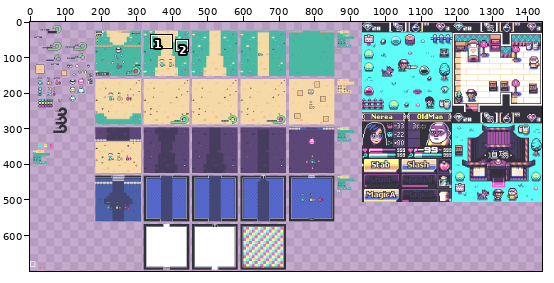
Edited in one commit: pixel-art file (Assets/Mock/mock.aseprite). Above: a wide view before the commit, with the close-up outlined.
Close-up. The starting point:
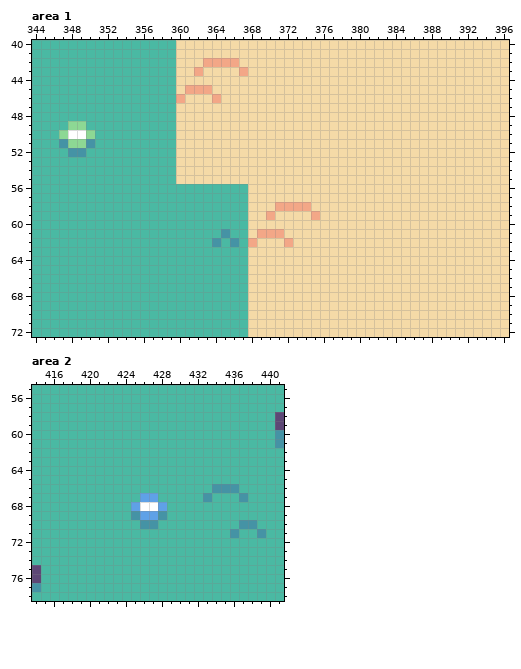
1440x720 pixels, 1 frame. Shown: area 1: x 344..396, y 40..72; area 2: x 414..441, y 55..78. The wide view leaves out empty margins.
And afterwards:
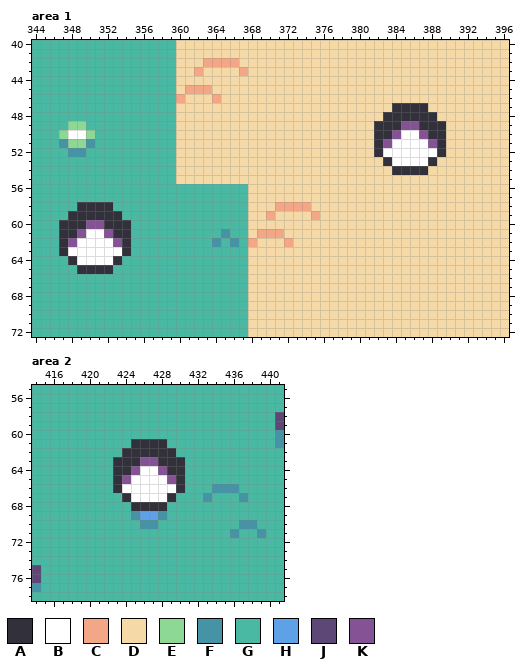
Palette (. is transparent): A #32313b  B #ffffff  C #f3a787  D #f5daa7  E #8dd894  F #4593a5  G #4ab9a3  H #5fa1e7  J #5d4776  K #855395
Diff:
{"where": "area 1, layer \"Entities\""}
{"y":47,"x":384,"old":"DDDD","new":"AAAA"}
{"y":48,"x":383,"old":"DDDDDD","new":"AAAAAA"}
{"y":49,"x":382,"old":"DDDDDDDD","new":"AAAKKAAA"}
{"y":50,"x":382,"old":"DDDDDDDD","new":"AAKBBKAA"}
{"y":51,"x":382,"old":"DDDDDDDD","new":"AKBBBBKA"}
{"y":52,"x":382,"old":"DDDDDDDD","new":"ABBBBBBA"}
{"y":53,"x":383,"old":"DDDDDD","new":"ABBBBA"}
{"y":54,"x":384,"old":"DDDD","new":"AAAA"}
{"y":58,"x":349,"old":"GGGG","new":"AAAA"}
{"y":59,"x":348,"old":"GGGGGG","new":"AAAAAA"}
{"y":60,"x":347,"old":"GGGGGGGG","new":"AAAKKAAA"}
{"y":61,"x":347,"old":"GGGGGGGG","new":"AAKBBKAA"}
{"y":62,"x":347,"old":"GGGGGGGG","new":"AKBBBBKA"}
{"y":63,"x":347,"old":"GGGGGGGG","new":"ABBBBBBA"}
{"y":64,"x":348,"old":"GGGGGG","new":"ABBBBA"}
{"y":65,"x":349,"old":"GGGG","new":"AAAA"}
{"where": "area 2, layer \"Entities\""}
{"y":61,"x":425,"old":"GGGG","new":"AAAA"}
{"y":62,"x":424,"old":"GGGGGG","new":"AAAAAA"}
{"y":63,"x":423,"old":"GGGGGGGG","new":"AAAKKAAA"}
{"y":64,"x":423,"old":"GGGGGGGG","new":"AAKBBKAA"}
{"y":65,"x":423,"old":"GGGGGGGG","new":"AKBBBBKA"}
{"y":66,"x":423,"old":"GGGGGGGG","new":"ABBBBBBA"}
{"y":67,"x":424,"old":"GGHHGG","new":"ABBBBA"}
{"y":68,"x":425,"old":"HBBH","new":"AAAA"}
{"label":"changed","picture_box":[374,103,446,175]}
{"label":"changed","picture_box":[59,202,131,274]}
{"label":"changed","picture_box":[113,439,185,511]}
